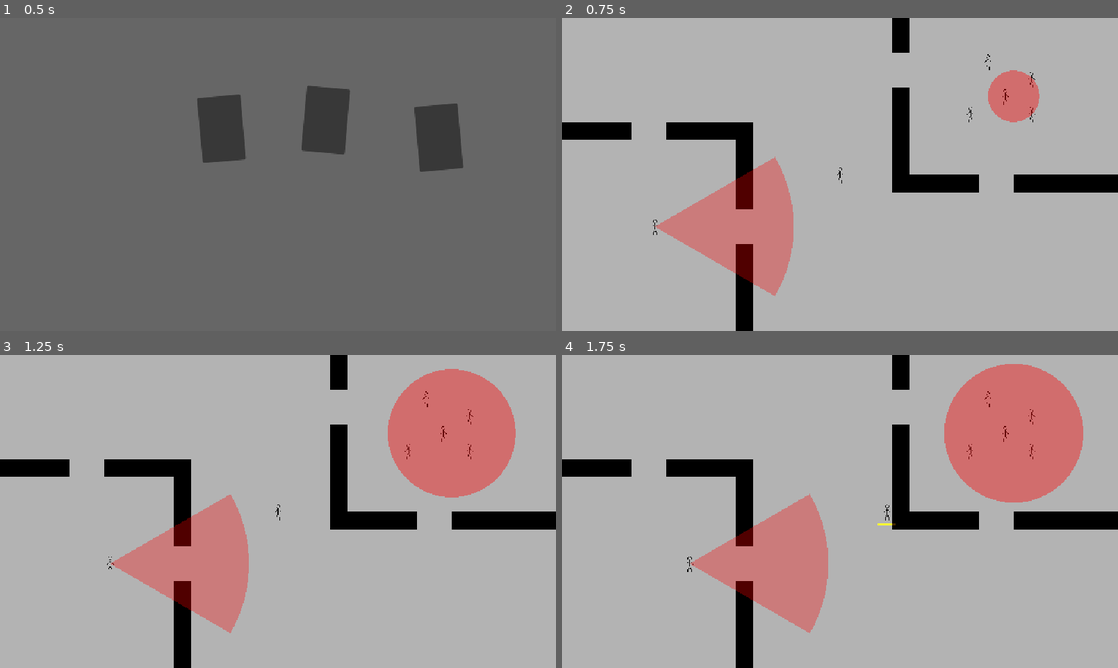
Above: before the commit, frames 1-4 (two rows, left to right).
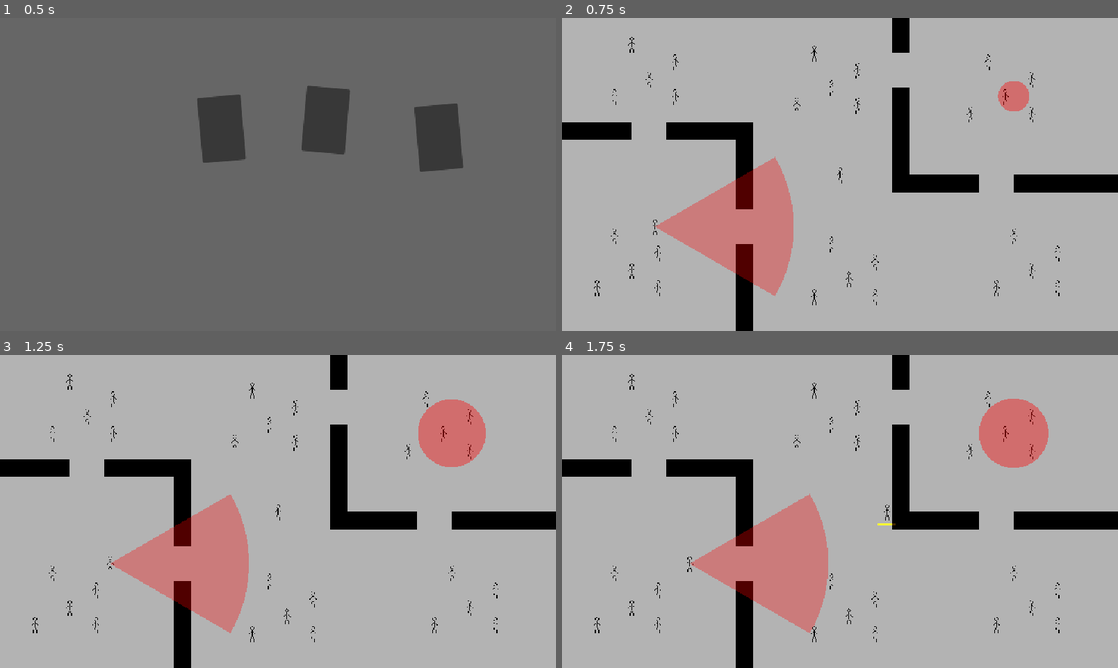
Above: after the commit, the same moments.

Repository: the-all-stack/gwj-igc-2026
Game: Godot game, scene res://hideout/hideout.tscn
The game is run twice, just before and just after one commit, with the same random seed, the same clock (stepped at 60 frames per second) and the same inputs.
Inputs (mouse positions are in pixels of both pictures, inside the frame that each line leads up to):
- Up to frame 1 (0.5 s): no input
- Up to frame 2 (0.75 s): click (784, 127) at 0.5 s
- Up to frame 3 (1.25 s): no input
- Up to frame 4 (1.75 s): hold D (move_right) from 1.28 s (still down); hold Shift (sprint) from 1.28 s (still down)

Frame 1 is identical in both runs. In frame 2, 1.0% of the frame differs, in the area x 5-90%, y 6-92%; in frame 3, 5.6%; in frame 4, 6.8%, in the area x 5-94%, y 2-92%.

Commit message:
bounty hunters now work with civilians

Diff:
--- a/characters/bounty_hunter/bounty_hunter.gd
+++ b/characters/bounty_hunter/bounty_hunter.gd
@@ -44,7 +44,7 @@
 
 	var civilians_nearby := 0
 	for civilian: Civilian in get_tree().get_nodes_in_group("civilians"):
-		if global_position.distance_to(civilian.global_position) <= base_size_static:
+		if global_position.distance_to(civilian.global_position) <= base_size_static * Game.tile_size * 0.5:
 			civilians_nearby += 1
 
 	if global_position.distance_to(Player.instance.global_position) <= current_size * Game.tile_size * 0.5:
--- a/stages/test_stage.tscn
+++ b/stages/test_stage.tscn
@@ -22,11 +22,86 @@
 [node name="Civilian3" parent="2D" parent_id_path=PackedInt32Array(368160257) index="6" unique_id=496159771 instance=ExtResource("3_ckvl4")]
 position = Vector2(352, -112)
 
-[node name="Civilian4" parent="2D" parent_id_path=PackedInt32Array(368160257) index="7" unique_id=728471185 instance=ExtResource("3_ckvl4")]
+[node name="Civilian6" parent="2D" parent_id_path=PackedInt32Array(368160257) index="7" unique_id=557041747 instance=ExtResource("3_ckvl4")]
 position = Vector2(272, -208)
 
 [node name="Civilian5" parent="2D" parent_id_path=PackedInt32Array(368160257) index="8" unique_id=250978755 instance=ExtResource("3_ckvl4")]
 position = Vector2(240, -112)
+
+[node name="Civilian4" parent="2D" parent_id_path=PackedInt32Array(368160257) index="9" unique_id=11283293 instance=ExtResource("3_ckvl4")]
+position = Vector2(352, 176)
+
+[node name="Civilian7" parent="2D" parent_id_path=PackedInt32Array(368160257) index="10" unique_id=1016432499 instance=ExtResource("3_ckvl4")]
+position = Vector2(400, 144)
+
+[node name="Civilian8" parent="2D" parent_id_path=PackedInt32Array(368160257) index="11" unique_id=1456415237 instance=ExtResource("3_ckvl4")]
+position = Vector2(400, 208)
+
+[node name="Civilian9" parent="2D" parent_id_path=PackedInt32Array(368160257) index="12" unique_id=1678442857 instance=ExtResource("3_ckvl4")]
+position = Vector2(320, 112)
+
+[node name="Civilian10" parent="2D" parent_id_path=PackedInt32Array(368160257) index="13" unique_id=1237461514 instance=ExtResource("3_ckvl4")]
+position = Vector2(288, 208)
+
+[node name="Civilian11" parent="2D" parent_id_path=PackedInt32Array(368160257) index="14" unique_id=1662205120 instance=ExtResource("3_ckvl4")]
+position = Vector2(-16, -160)
+
+[node name="Civilian12" parent="2D" parent_id_path=PackedInt32Array(368160257) index="15" unique_id=485238283 instance=ExtResource("3_ckvl4")]
+position = Vector2(32, -192)
+
+[node name="Civilian13" parent="2D" parent_id_path=PackedInt32Array(368160257) index="16" unique_id=1778668830 instance=ExtResource("3_ckvl4")]
+position = Vector2(32, -128)
+
+[node name="Civilian14" parent="2D" parent_id_path=PackedInt32Array(368160257) index="17" unique_id=838799452 instance=ExtResource("3_ckvl4")]
+position = Vector2(-48, -224)
+
+[node name="Civilian15" parent="2D" parent_id_path=PackedInt32Array(368160257) index="18" unique_id=502931606 instance=ExtResource("3_ckvl4")]
+position = Vector2(-80, -128)
+
+[node name="Civilian16" parent="2D" parent_id_path=PackedInt32Array(368160257) index="19" unique_id=1240255922 instance=ExtResource("3_ckvl4")]
+position = Vector2(-384, 176)
+
+[node name="Civilian17" parent="2D" parent_id_path=PackedInt32Array(368160257) index="20" unique_id=1380052225 instance=ExtResource("3_ckvl4")]
+position = Vector2(-336, 144)
+
+[node name="Civilian18" parent="2D" parent_id_path=PackedInt32Array(368160257) index="21" unique_id=737735071 instance=ExtResource("3_ckvl4")]
+position = Vector2(-336, 208)
+
+[node name="Civilian19" parent="2D" parent_id_path=PackedInt32Array(368160257) index="22" unique_id=387553770 instance=ExtResource("3_ckvl4")]
+position = Vector2(-416, 112)
+
+[node name="Civilian20" parent="2D" parent_id_path=PackedInt32Array(368160257) index="23" unique_id=121823078 instance=ExtResource("3_ckvl4")]
+position = Vector2(-448, 208)
+
+[node name="Civilian21" parent="2D" parent_id_path=PackedInt32Array(368160257) index="24" unique_id=230551408 instance=ExtResource("3_ckvl4")]
+position = Vector2(-352, -176)
+
+[node name="Civilian22" parent="2D" parent_id_path=PackedInt32Array(368160257) index="25" unique_id=1875840715 instance=ExtResource("3_ckvl4")]
+position = Vector2(-304, -208)
+
+[node name="Civilian23" parent="2D" parent_id_path=PackedInt32Array(368160257) index="26" unique_id=1666342376 instance=ExtResource("3_ckvl4")]
+position = Vector2(-304, -144)
+
+[node name="Civilian24" parent="2D" parent_id_path=PackedInt32Array(368160257) index="27" unique_id=1052074867 instance=ExtResource("3_ckvl4")]
+position = Vector2(-384, -240)
+
+[node name="Civilian25" parent="2D" parent_id_path=PackedInt32Array(368160257) index="28" unique_id=320179197 instance=ExtResource("3_ckvl4")]
+position = Vector2(-416, -144)
+
+[node name="Civilian26" parent="2D" parent_id_path=PackedInt32Array(368160257) index="29" unique_id=1916897617 instance=ExtResource("3_ckvl4")]
+position = Vector2(16, 192)
+
+[node name="Civilian27" parent="2D" parent_id_path=PackedInt32Array(368160257) index="30" unique_id=1192858704 instance=ExtResource("3_ckvl4")]
+position = Vector2(64, 160)
+
+[node name="Civilian28" parent="2D" parent_id_path=PackedInt32Array(368160257) index="31" unique_id=872330614 instance=ExtResource("3_ckvl4")]
+position = Vector2(64, 224)
+
+[node name="Civilian29" parent="2D" parent_id_path=PackedInt32Array(368160257) index="32" unique_id=1101363767 instance=ExtResource("3_ckvl4")]
+position = Vector2(-16, 128)
+
+[node name="Civilian30" parent="2D" parent_id_path=PackedInt32Array(368160257) index="33" unique_id=1468368455 instance=ExtResource("3_ckvl4")]
+position = Vector2(-48, 224)
 
 [node name="GameOverScreen" parent="UI" parent_id_path=PackedInt32Array(1642803358) index="0" unique_id=660359113]
 layout_mode = 1
